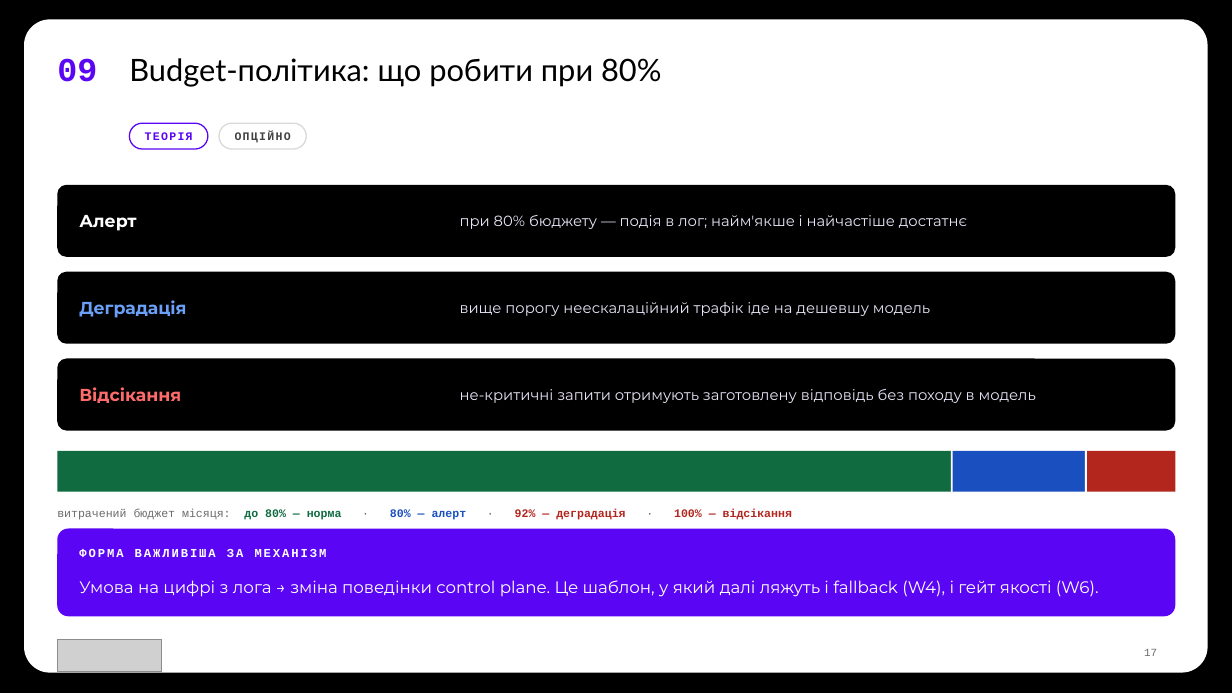
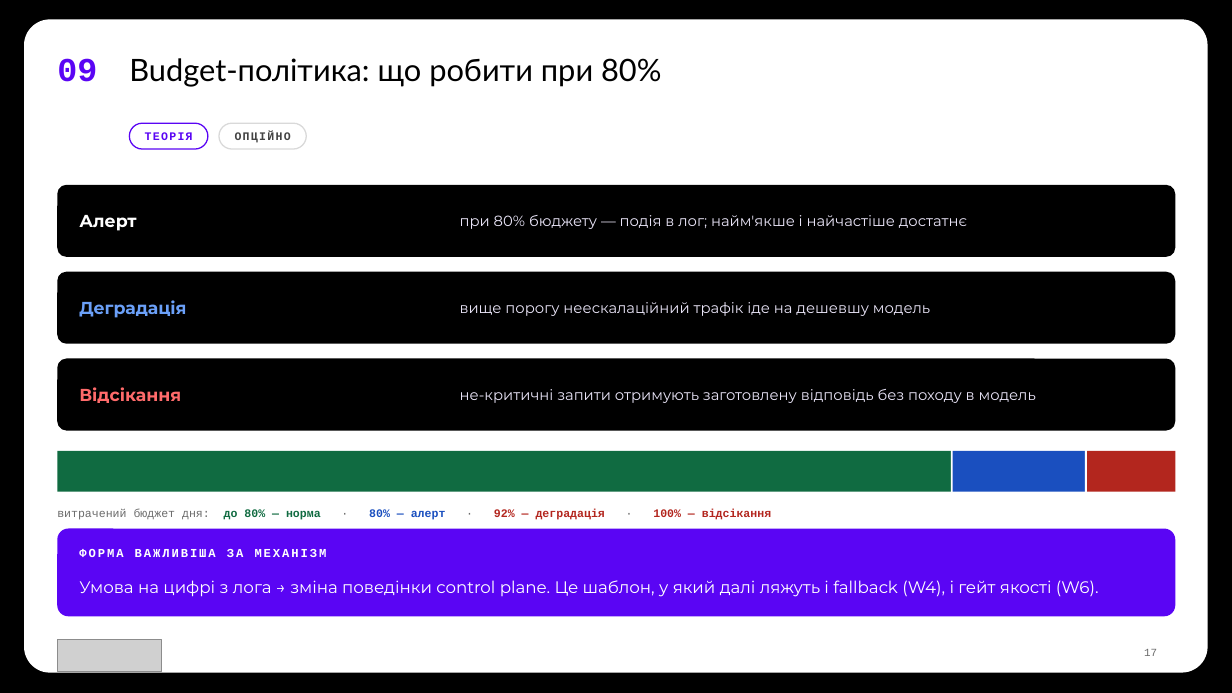
Before and after one commit to TarasFedorenkoFTV/llmops-bootcamp, a slide deck: slide 17 of docs/decks/L04.pptx. Drawn at 1232x693 pixels with LibreOffice and Linux fonts; fonts in the diff are those of the drawing; grey boxes stand for pictures; background and template pictures are left out. Boxes give left, top, right and bottom in pixels: in the first picture for what was removed or moved away, otherwise in the second. Text is boxed around its words. In the diff, an @@ line names an element or a change of style, - is before the commit and + after.

```diff
--- a/docs/decks/L04.pptx
+++ b/docs/decks/L04.pptx
@@ text at <box>57,509,771,520</box>: text changed @@
-витрачений бюджет місяця: до 80% — норма · 80% — алерт · 92% — деградація · 100% — відсікання
+витрачений бюджет дня: до 80% — норма · 80% — алерт · 92% — деградація · 100% — відсікання
```
Also in this commit, not shown: 4 other slides changed, 46 other files.
